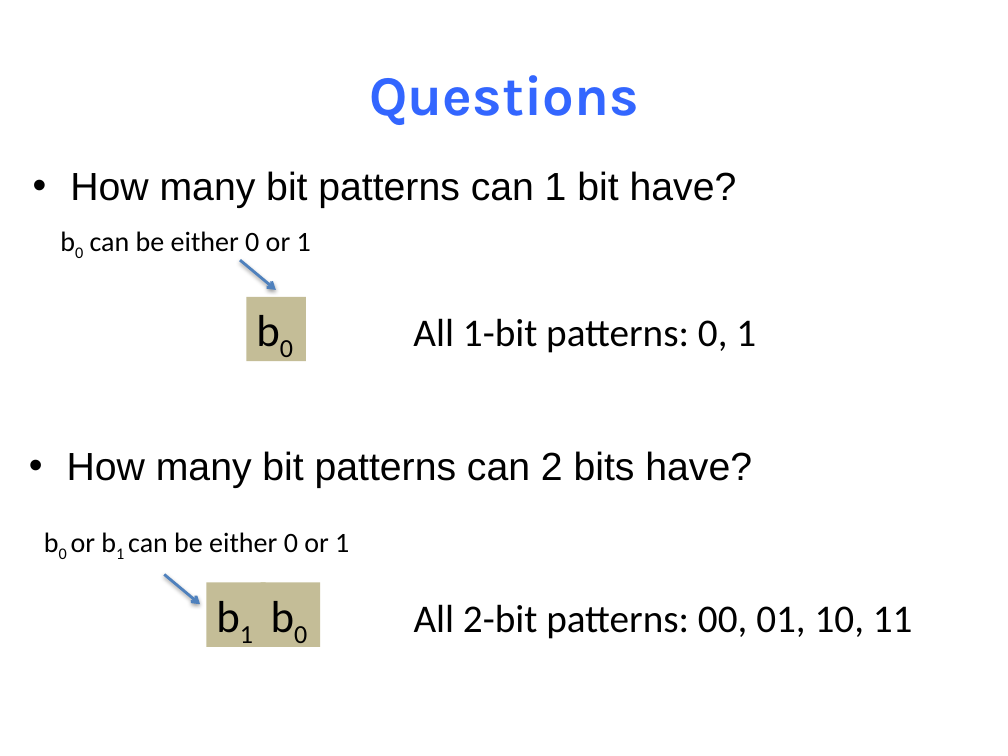
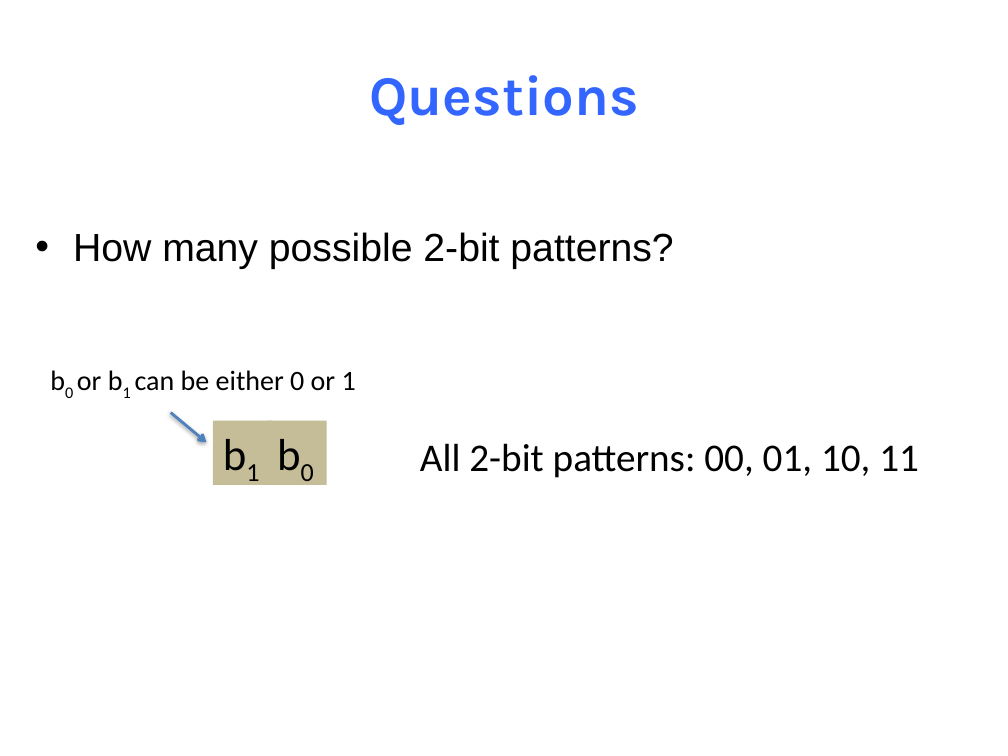
Before and after one commit to NYU-CSO/nyu-cso.github.io, a slide deck: slide 6 of notes/02-bits_bytes_int.pptx. Drawn at 1008x756 pixels with LibreOffice and Linux fonts; fonts in the diff are those of the drawing. Boxes give left, top, right and bottom in pixels: in the first picture for what was removed or moved away, otherwise in the second. Text is boxed around its words. In the diff, an @@ line names an element or a change of style, - is before the commit and + after.

```diff
--- a/notes/02-bits_bytes_int.pptx
+++ b/notes/02-bits_bytes_int.pptx
@@ text removed at [70, 171, 737, 208] @@
-• How many bit patterns can 1 bit have?
@@ text at [73, 232, 673, 269]: text changed @@
-• How many bit patterns can 2 bits have?
+• How many possible 2-bit patterns?
@@ text removed at [90, 231, 311, 252] @@
-b0 can be either 0 or 1
@@ arrow removed from (240, 260) to (276, 290) @@
@@ rectangle removed at [247, 296, 306, 361] @@
-b0
@@ text removed at [413, 318, 756, 353] @@
-All 1-bit patterns: 0, 1
@@ text "b0 or b1 can be ...": place and size @@
-text "b0 or b1 can be ..." at [71, 532, 349, 553]
+text "b0 or b1 can be ..." at [77, 370, 356, 391]
@@ 2 rectangles, 1 arrow: place and size @@
-2 rectangles, 1 arrow at [164, 575, 321, 647]
+2 rectangles, 1 arrow at [170, 412, 327, 485]
@@ text "All 2-bit patterns: 00, 01, ...": place and size @@
-text "All 2-bit patterns: 00, 01, ..." at [414, 604, 913, 639]
+text "All 2-bit patterns: 00, 01, ..." at [420, 443, 919, 478]
```
Also in this commit, not shown: 6 other slides changed, 1 other file.
